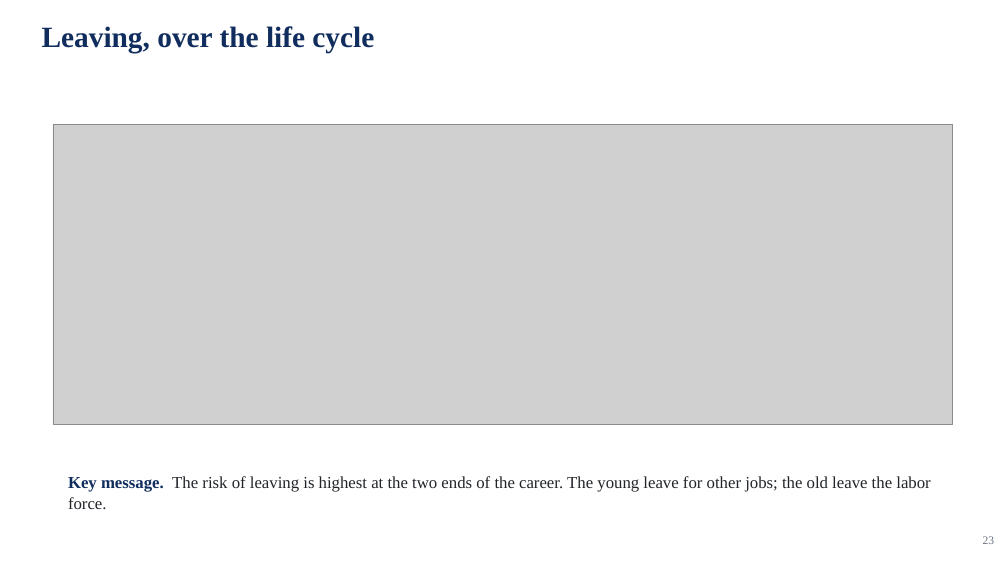
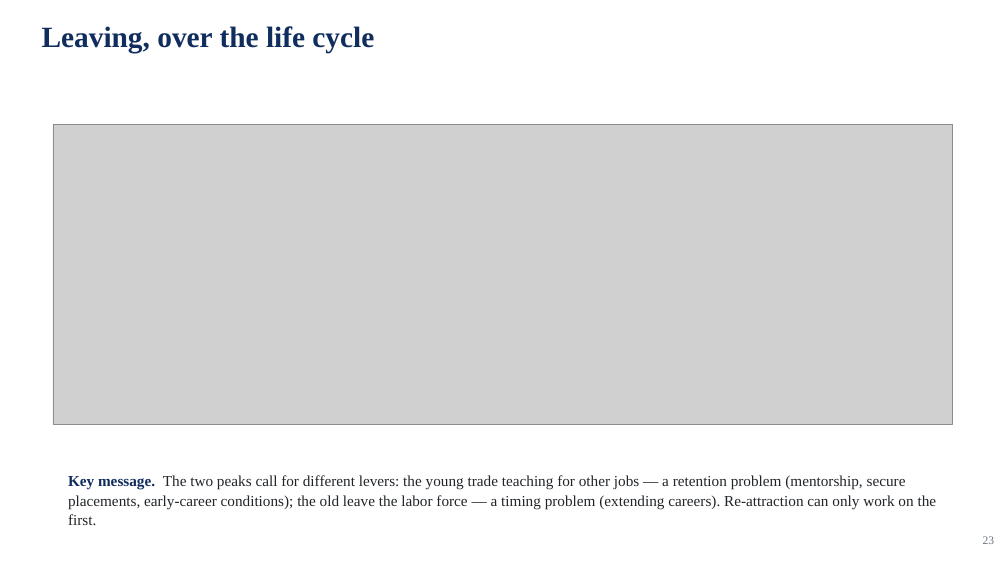
Before and after one commit to jedr1-ship-it/Alternative-Pathways----Quant, a slide deck: slide 23 of report/data_cluster/Proyect_US_cluster.pptx. Drawn at 1008x567 pixels with LibreOffice and Linux fonts; fonts in the diff are those of the drawing; grey boxes stand for pictures. Boxes give left, top, right and bottom in pixels: in the first picture for what was removed or moved away, otherwise in the second. Text is boxed around its words. In the diff, an @@ line names an element or a change of style, - is before the commit and + after.

```diff
--- a/report/data_cluster/Proyect_US_cluster.pptx
+++ b/report/data_cluster/Proyect_US_cluster.pptx
@@ text at [68, 475, 937, 525]: text changed; size 16 to 14.5 pt @@
-Key message. The risk of leaving is highest at the two ends of the career. The young leave for other jobs; the old leave the labor force.
+Key message. The two peaks call for different levers: the young trade teaching for other jobs — a retention problem (mentorship, secure placements, early-career conditions); the old leave the labor force — a timing problem (extending careers). Re-attraction can only work on the first.
```
Also in this commit, not shown: 3 other files.
